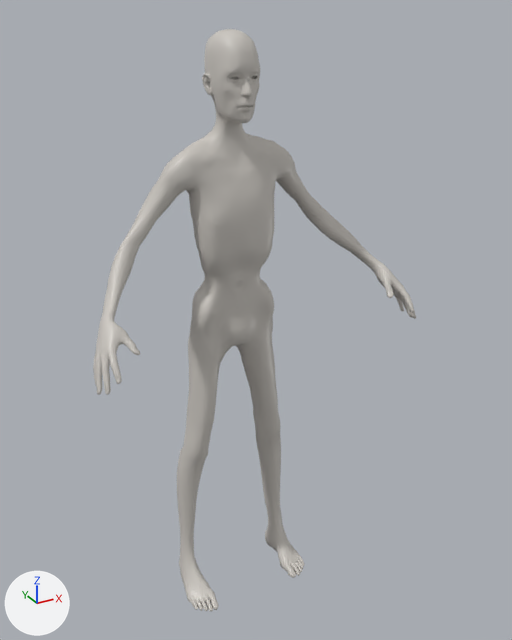
An edit to the glTF model public/assets/models/crawler.glb, drawn before and after from the same camera.
One viewpoint serves both versions: a 50 mm lens placed at (-0.918, -1.857, 1.885), pointed at (0.041, -0.114, 1.014). Arrows for +X, +Y and +Z are at lower left; the lights stay in place. The older version comes first.

Before the edit, the objects in view are built like this:
```python
mat_crawler_skin = principled_material('Crawler_Skin')
mat_crawler_skin.base_color = (0.6, 0.57, 0.53)  # light grey #cbc7c0
mat_crawler_skin.roughness = 0.42
me_crawler_001 = bpy.data.meshes.new('Crawler.001')
me_crawler_001.from_pydata(...)  # 7574 vertices, 15066 faces; spans x -0.51..0.51, y -0.34..0.06, z 0.0..1.84
# faces by material slot: [14720, 124, 222]
me_crawler_001.materials.append(mat_crawler_skin)  # light grey #cbc7c0
me_crawler_001.materials.append(mat_teeth)  # pale yellow #e5ddc8
me_crawler_001.materials.append(mat_tongue)  # pink #b36161
ob_crawler = bpy.data.objects.new('Crawler', me_crawler_001)
ob_crawler.location = (0.0, 0.0, 0.0)
```
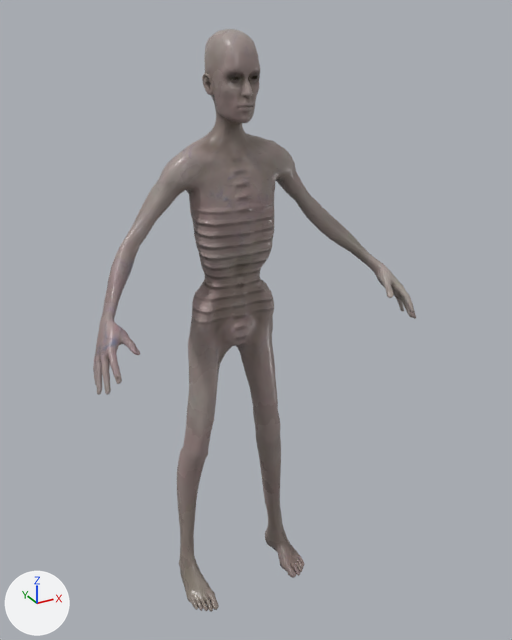
The change, as a list of edits to the scene's bpy script:
```text
Add img_crawler_rgh:
    img_crawler_rgh = load_image('crawler_rgh', '_unpacked/crawler_rgh', 1024, 1024, 'Non-Color')
Add img_crawler_col:
    img_crawler_col = load_image('crawler_col', '_unpacked/crawler_col', 1024, 1024, 'sRGB')
Add img_crawler_nrm:
    img_crawler_nrm = load_image('crawler_nrm', '_unpacked/crawler_nrm', 1024, 1024, 'Non-Color')
Change mat_crawler_skin:
    remove # nodes: BsdfPrincipled, OutputMaterial
    remove # colours: light grey #cbc7c0
    nodes: BsdfPrincipled, NormalMap, OutputMaterial, SeparateColor, TexImage x3
    uses the picture img_crawler_col
    uses the picture img_crawler_nrm
    uses the picture img_crawler_rgh
Change me_crawler_001:
    used by ob_crawler; location = (0.0, 0.0, 0.0)
    remove me_crawler_001.from_pydata(...)  # 7574 vertices, 15066 faces; spans x -0.51..0.51, y -0.34..0.06, z 0.0..1.84
    add me_crawler_001.from_pydata(...)  # 8261 vertices, 16436 faces; spans x -0.51..0.51, y -0.34..0.06, z 0.0..1.84
    me_crawler_001 part 1: 248 vertices moved within x -0.5..0.51, y -0.33..0.05, z 0.01..1.73; 123 vertices removed from x -0.5..0.49, y -0.33..0.05, z 0.0..1.8; 810 vertices added at x -0.51..0.51, y -0.34..0.05, z 0.0..1.8
```

Pixel boxes (x1, y1, x2, y2) of what changed, in the pictures (512 x 640 px):
'Crawler', surface changed (light grey to grey)
    both: (93, 29, 416, 612)
part 1 of me_crawler_001, reshaped
    before: (94, 71, 416, 611)
    after: (94, 41, 416, 612)
